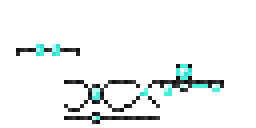
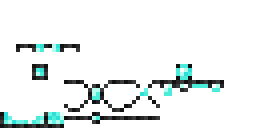
Revision of a layered 256×128 image; what changed, layer by layer:
painted on "diamond_layer_1.png" over [0, 44, 80, 128]
